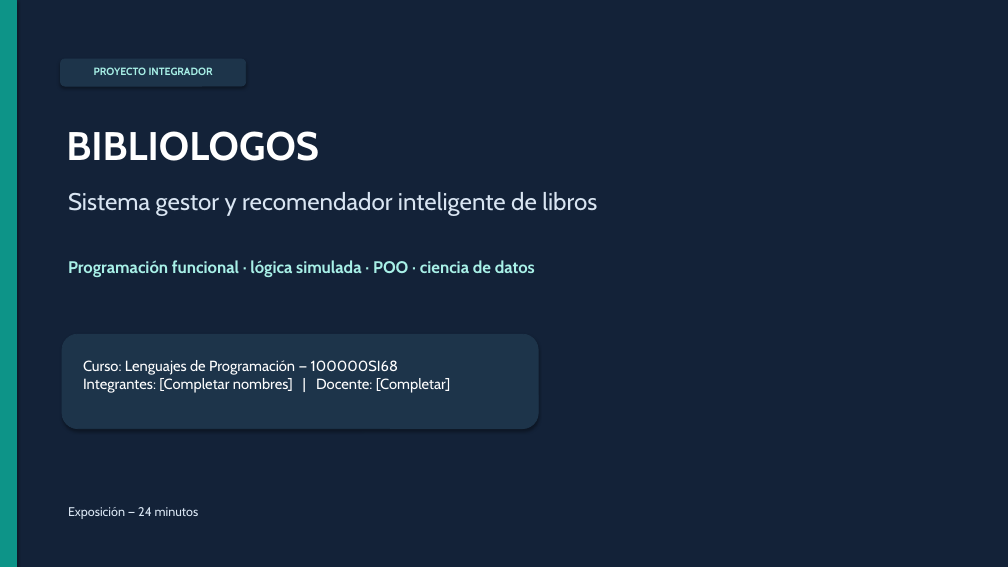
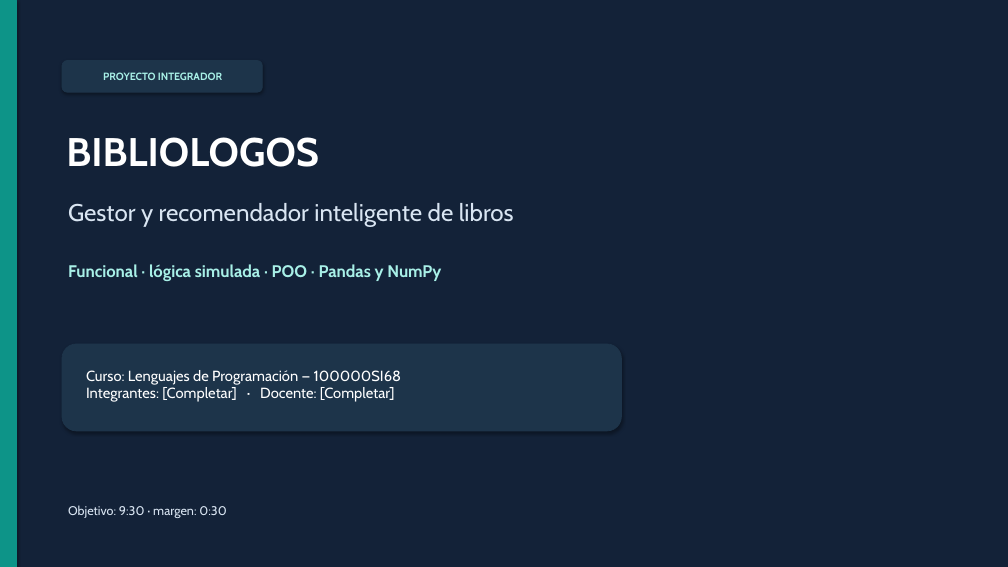
Before and after one commit to Jupiloy/biblilogos, a slide deck: slide 1 of entregables/Presentacion_BiblioLogos.pptx. Drawn at 1008x567 pixels with LibreOffice and Linux fonts; fonts in the diff are those of the drawing. Boxes give left, top, right and bottom in pixels: in the first picture for what was removed or moved away, otherwise in the second. Text is boxed around its words. In the diff, an @@ line names an element or a change of style, - is before the commit and + after.

```diff
--- a/entregables/Presentacion_BiblioLogos.pptx
+++ b/entregables/Presentacion_BiblioLogos.pptx
@@ rounded rectangle: place and size @@
-rounded rectangle at (60, 59, 246, 86)
+rounded rectangle at (62, 60, 262, 92)
@@ text "PROYECTO INTEGRADOR": place and size @@
-text "PROYECTO INTEGRADOR" at (94, 67, 213, 75)
+text "PROYECTO INTEGRADOR" at (103, 72, 222, 80)
@@ text "BIBLIOLOGOS": place and size @@
-text "BIBLIOLOGOS" at (66, 131, 319, 161)
+text "BIBLIOLOGOS" at (66, 137, 319, 167)
@@ text at (68, 203, 514, 227): text changed @@
-Sistema gestor y recomendador inteligente de libros
+Gestor y recomendador inteligente de libros
@@ text at (68, 264, 441, 281): text changed @@
-Programación funcional · lógica simulada · POO · ciencia de datos
+Funcional · lógica simulada · POO · Pandas y NumPy
@@ rounded rectangle: place and size @@
-rounded rectangle at (62, 334, 538, 429)
+rounded rectangle at (62, 344, 622, 431)
@@ text at (86, 370, 401, 402): text changed @@
-Curso: Lenguajes de Programación — 100000SI68
-Integrantes: [Completar nombres] | Docente: [Completar]
+Curso: Lenguajes de Programación — 100000SI68
+Integrantes: [Completar] · Docente: [Completar]
@@ text at (68, 505, 226, 518): text changed @@
-Exposición — 24 minutos
+Objetivo: 9:30 · margen: 0:30
```
Also in this commit, not shown: 8 slides added, 9 slides removed, 11 other files.
